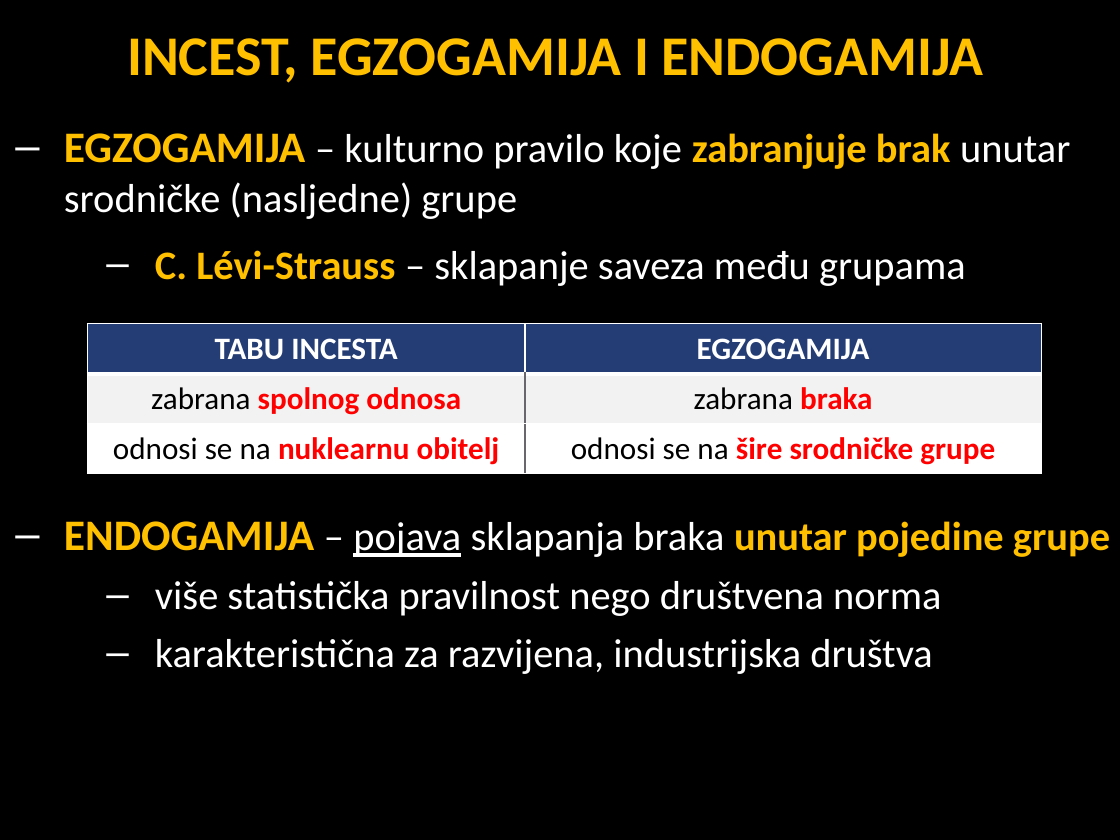
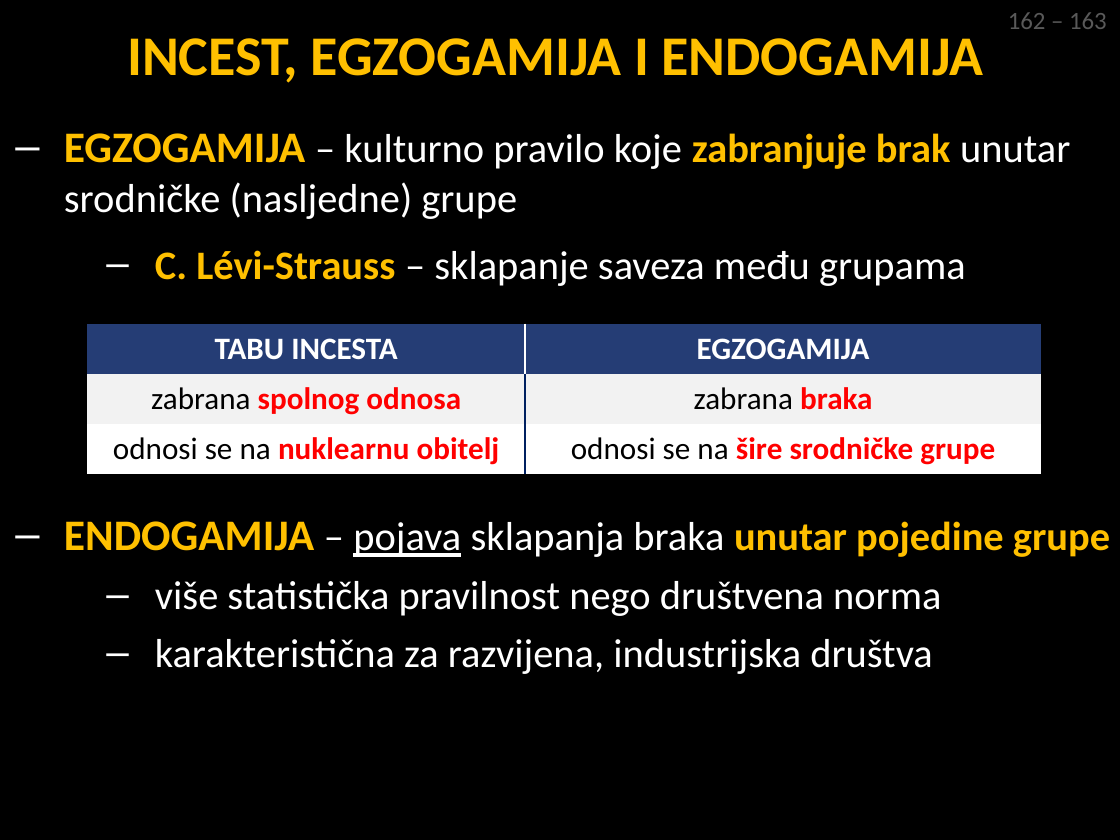
Before and after one commit to srednja-skola/sociologija, a slide deck: slide 15 of data/pptx/008_Obitelj_brak_i_srodstvo.pptx. Drawn at 1120x840 pixels with LibreOffice and Linux fonts; fonts in the diff are those of the drawing. Boxes give left, top, right and bottom in pixels: in the first picture for what was removed or moved away, otherwise in the second. Text is boxed around its words. In the diff, an @@ line names an element or a change of style, - is before the commit and + after.

```diff
--- a/data/pptx/008_Obitelj_brak_i_srodstvo.pptx
+++ b/data/pptx/008_Obitelj_brak_i_srodstvo.pptx
@@ text added at [1008, 12, 1107, 29], 16 pt, text #595959 @@
+162 – 163
@@ table at [87, 324, 1042, 474] @@
@@ borders changed @@
```
Also in this commit, not shown: 14 other slides changed, 2 slides removed, 1 other file.
